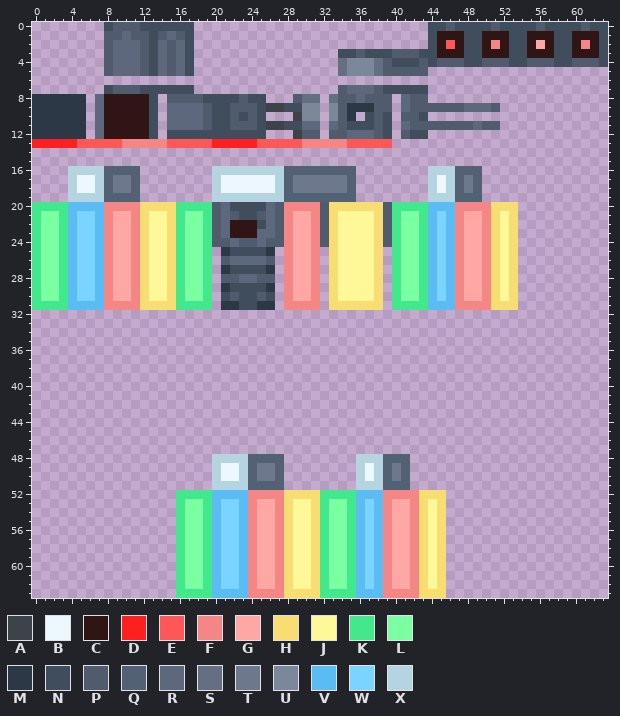
Two states of a pixel-art sprite, Hyperion/Skin.png. The picture above was drawn from the file before the commit.
The file is 64x64 pixels.
Palette (. is transparent): A #3e4349  B #ecf8fd  C #2f1514  D #fe1f1f  E #fe5757  F #f48686  G #ffa7a4  H #f8dd72  J #fff899  K #43e88d  L #7bffa3  M #2c3846  N #404d5d  P #505b6d  Q #536174  R #5e687c  S #646f82  T #6e788c  U #7a8899  V #5bbcf4  W #7bd4ff  X #b4d4e1
Pixels before (only the part around the change), first column x 0:
 0 ........NPPPNNNNNN..........................NNPNNNNPNNNNPNNNNPNN
 1 ........PPRPPNPRPN..........................NCCCNNCCCNNCCCNNCCCN
 2 ........PRRRPNRPRN..........................NCECNNCFCNNCGCNNCFCN
 3 ........PRRRPNRPRN................NNPNNNPPPNNCCCNNCCCNNCCCNNCCCN
 4 ........PRRRPNRPRN................SUUUSPNNNPNPPPNNPPPNNPPPNNPPPN
 5 ........PRRRPNRPRN................SUUUSPPPPP....................
 6 ................................................................
 7 ........NPPPNNNNNN................PRRRPNNNNN....................
 8 MMMMMM.RCCCCCN.PPPPNNNNPNN...PSS.SPPRPPP.RPP....................
 9 MMMMMM.RCCCCCN.RRRRPNNPPPNAANNUU.UPMMMPP.RPPPPPPRRRP............
10 MMMMMM.RCCCCCN.RRRRPNNPNPN...AUU.UPM.NPN.PPN....................
11 MMMMMM.RCCCCCN.RRRRPNNPPPNAANNRR.RPNNNPN.RPPPPPPPRPP............
12 MMMMMM.RCCCCCN.NNNNNNNNNNN...APP.PPRRRPN.PNN....................
13 DDDDDEEEEEFFFFFEEEEEDDDDDEEEEEFFFFFEEEEE........................
14 ................................................................
15 ................................................................
16 ....XXXXQQQQ........XXXXXXXXQQQQQQQQ........XXXQQQ..............
17 ....XBBXQTTQ........XBBBBBBXQTTTTTTQ........XBXQTQ..............
18 ....XBBXQTTQ........XBBBBBBXQTTTTTTQ........XBXQTQ..............
19 ....XXXXQQQQ........XXXXXXXXQQQQQQQQ........XXXQQQ..............
20 KKKKVVVVFFFFHHHHKKKKPRNNNNRPFFFFPHHHHHHPKKKKVVVFFFFHHH..........
21 KLLKVWWVFGGFHJJHKLLKPRPNNPRPFGGFPHJJJJHPKLLKVWVFGGFHJH..........
22 KLLKVWWVFGGFHJJHKLLKPRCCCNRPFGGFPHJJJJHPKLLKVWVFGGFHJH..........
23 KLLKVWWVFGGFHJJHKLLKPRCCCRRPFGGFPHJJJJHPKLLKVWVFGGFHJH..........
24 KLLKVWWVFGGFHJJHKLLKPPRPPRPPFGGFPHJJJJHPKLLKVWVFGGFHJH..........
25 KLLKVWWVFGGFHJJHKLLK.MNNNNM.FGGF.HJJJJH.KLLKVWVFGGFHJH..........
26 KLLKVWWVFGGFHJJHKLLK.PRRRRP.FGGF.HJJJJH.KLLKVWVFGGFHJH..........
27 KLLKVWWVFGGFHJJHKLLK.MNNNNM.FGGF.HJJJJH.KLLKVWVFGGFHJH..........
28 KLLKVWWVFGGFHJJHKLLK.PPRRPP.FGGF.HJJJJH.KLLKVWVFGGFHJH..........
29 KLLKVWWVFGGFHJJHKLLK.MNNNNM.FGGF.HJJJJH.KLLKVWVFGGFHJH..........
30 KLLKVWWVFGGFHJJHKLLK.NPNNPN.FGGF.HJJJJH.KLLKVWVFGGFHJH..........
31 KKKKVVVVFFFFHHHHKKKK.MMNNMM.FFFF.HHHHHH.KKKKVVVFFFFHHH..........
32 ................................................................
33 ................................................................
34 ................................................................
35 ................................................................
36 ................................................................
37 ................................................................
38 ................................................................
39 ................................................................
Now the later version:
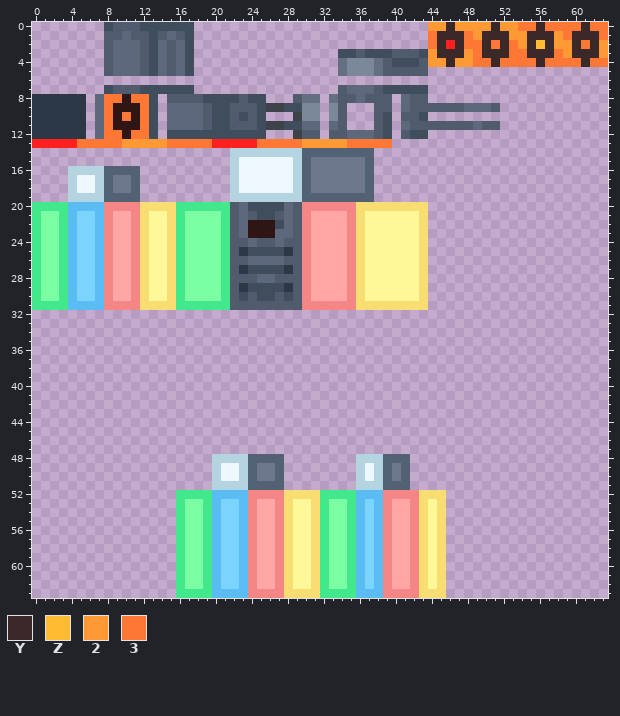
Colours new in this view: Y #3b2829  Z #ffbb32  2 #ff9933  3 #ff7734
Changes in this commit:
Changed rows in their new state; - is an unchanged pixel.
first column x 44:
 0 22Y2222Y2233Y3333Y33
 1 3YYY32YYY22YYY23YYY3
 2 3YDY33Y3Y32YZY22Y3Y2
 3 2YYY23YYY33YYY32YYY2
 4 22Y2233Y3333Y3333Y33
first column x 5:
 8 ---33-33-----------------------------------------
 9 ---3---3----------------------...----------------
10 ---3-3-3----------------------.-.----------------
11 ---3---3----------------------...----------------
12 ---33-33-----------------------------------------
13 333332222233333-----333332222233333--------------
14 -----------------XXXXXXXXQQQQQQQQ----------------
15 -----------------XBBBBBBXQTTTTTTQ----------------
16 ---------------..-BBBBBBX-TTTTTTQ------......----
17 ---------------..X----BBXQ----TTQ------......----
18 ---------------..X----BBXQ----TTQ------......----
19 ---------------..------XX------QQ------......----
20 ---------------KKPR--NNRP--FFFF---HHHHH..........
21 --------------LLK-RPNN-RPFGGGGFH-JJJJJH..........
22 --------------LLKPR-CCNRPFGGGGFH-JJJJJH..........
23 --------------LLKPR-CCRRPFGGGGFH-JJJJJH..........
24 --------------LLKP-RP-RPPFGGGGFH-JJJJJH..........
25 --------------LLKPM--NNMPFGGGGFH-JJJJJH..........
26 --------------LLKPP--RRPPFGGGGFH-JJJJJH..........
27 --------------LLKPM--NNMPFGGGGFH-JJJJJH..........
28 --------------LLK-PPRRPPPFGGGGFH-JJJJJH..........
29 --------------LLKPM--NNMPFGGGGFH-JJJJJH..........
30 --------------LLK--PN-PNPFGGGGFH-JJJJJH..........
31 ---------------KKPPPPPPPP--FFFF---HHHHH..........
